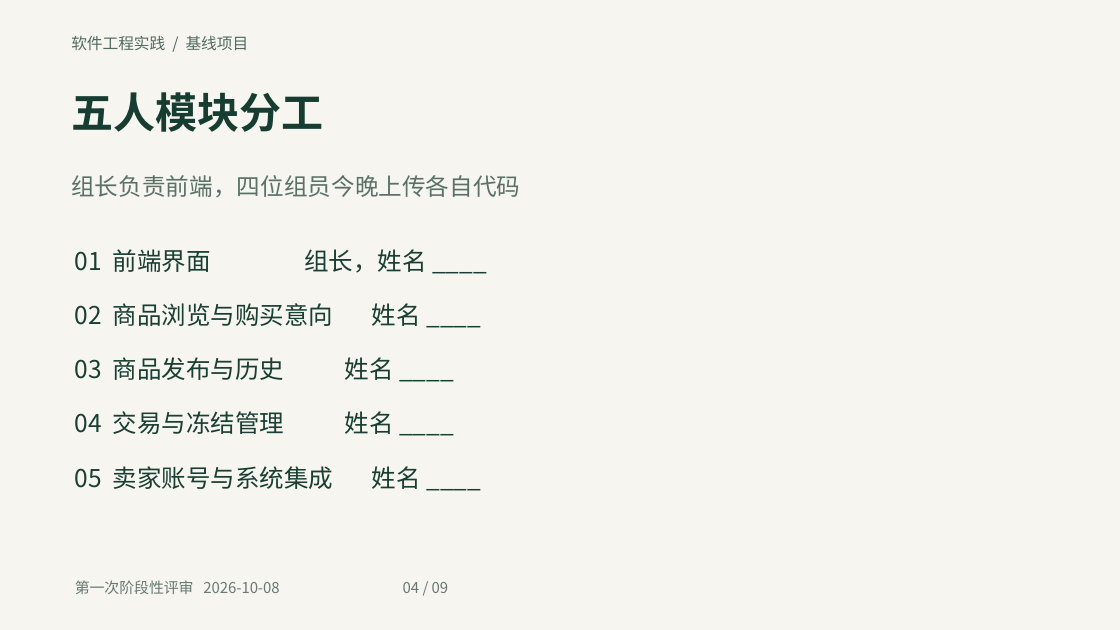
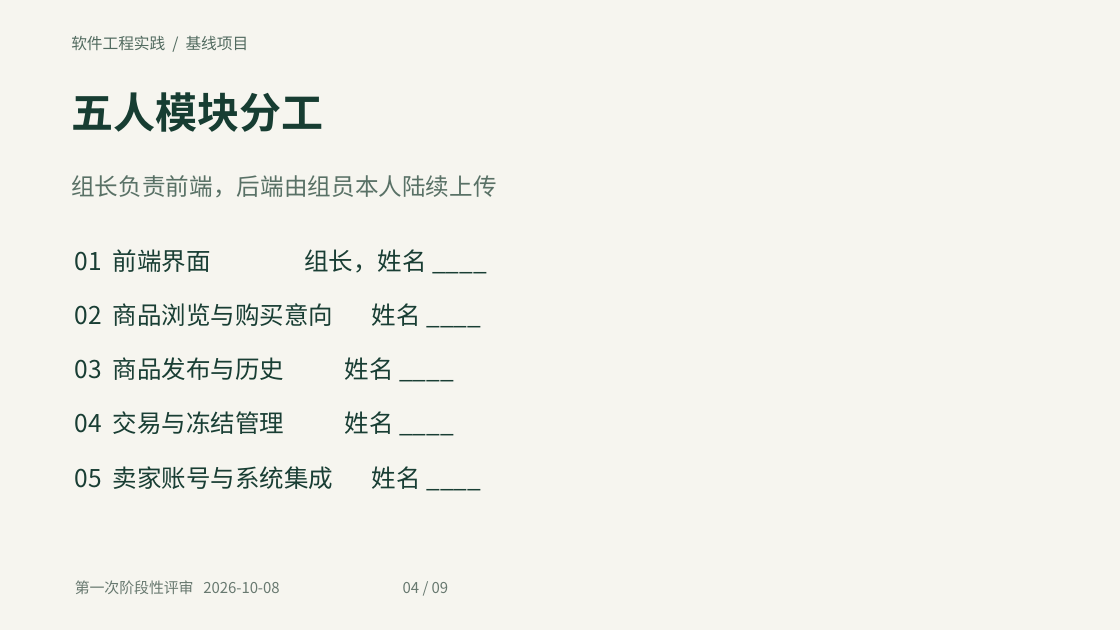
Before and after one commit to LittleChenLiya/online-shopping-mvp, a slide deck: slide 4 of docs/review-01/第1次阶段性评审汇报.pptx. Drawn at 1120x630 pixels with LibreOffice and Linux fonts; fonts in the diff are those of the drawing. Boxes give left, top, right and bottom in pixels: in the first picture for what was removed or moved away, otherwise in the second. Text is boxed around its words. In the diff, an @@ line names an element or a change of style, - is before the commit and + after.

Commit message:
docs: 同步组员05模块上传快照并核对汇报资料

```diff
--- a/docs/review-01/第1次阶段性评审汇报.pptx
+++ b/docs/review-01/第1次阶段性评审汇报.pptx
@@ text at <box>71,175,497,197</box>: text changed @@
-组长负责前端，四位组员今晚上传各自代码
+组长负责前端，后端由组员本人陆续上传
```
Also in this commit, not shown: 1 other slide changed, 8 other files.
